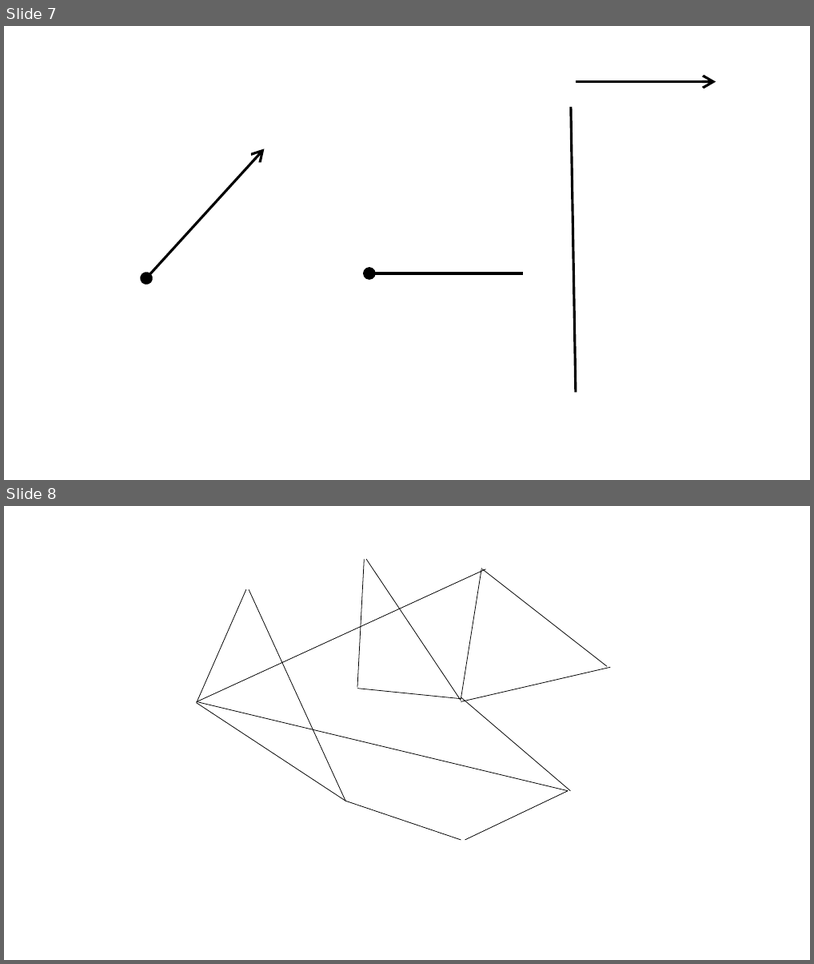
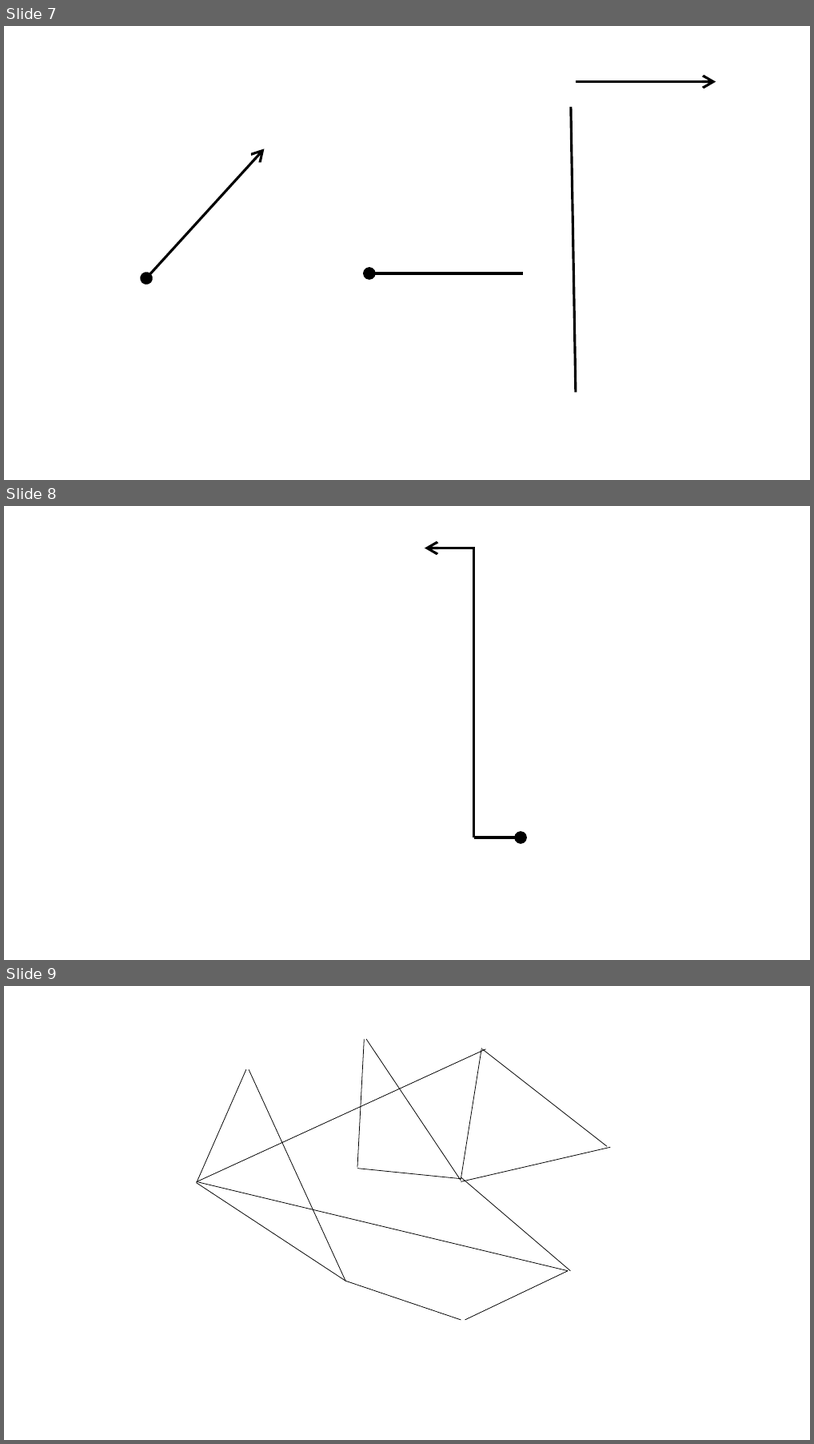
Before and after one commit to GFFischer/gff_blockchain_konzepte, a slide deck: prototyp/symbole_und_farben.pptx. Shown one above the other, each under a label of ours: slides 7 and 8 before the commit, slides 7, 8 and 9 after it. The pictures are 814x964 and 814x1444 pixels, drawn with LibreOffice and Linux fonts; fonts in the diff are those of the drawing. Boxes give left, top, right and bottom in pixels: in the first picture for what was removed or moved away, otherwise in the second. Text is boxed around its words. In the diff, an @@ line names an element or a change of style, - is before the commit and + after.

```diff
--- a/prototyp/symbole_und_farben.pptx
+++ b/prototyp/symbole_und_farben.pptx
@@ slide 8 added at [4, 506, 810, 960], background #FFFFFF @@
@@ arrow added from (474, 548) to (425, 548), #000000 3 pt @@
@@ line added from (474, 547) to (474, 837), #000000 3 pt @@
@@ arrow added from (474, 837) to (522, 837), #000000 3 pt @@
@@ what was slide 8 is now slide 9 @@
```
Also in this commit, not shown: 2 other files.
